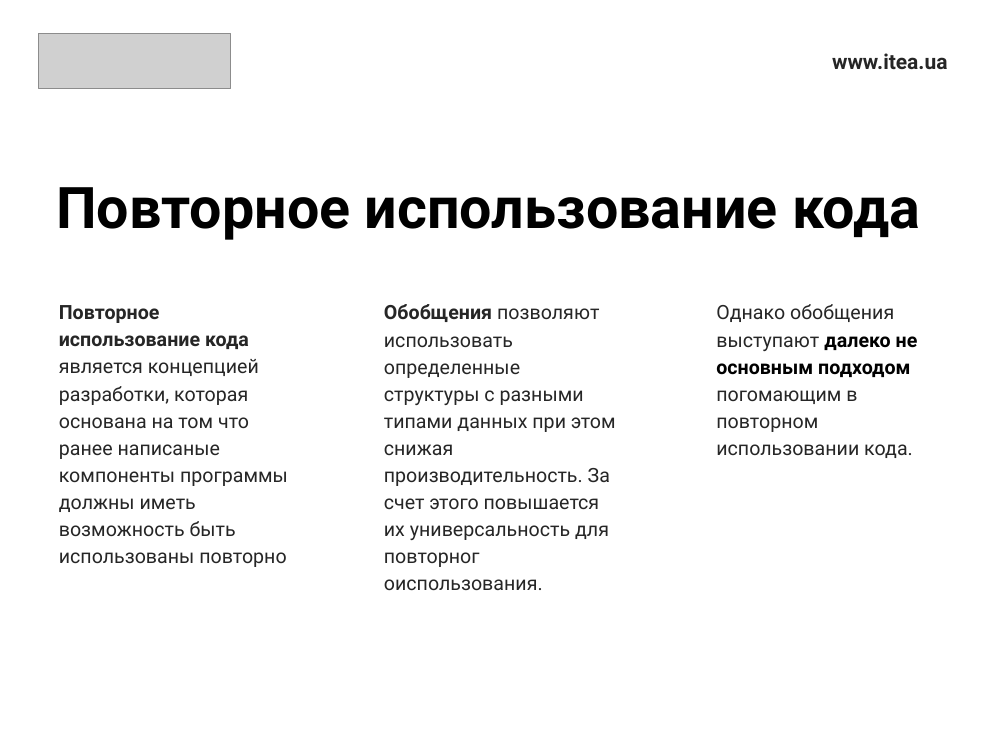
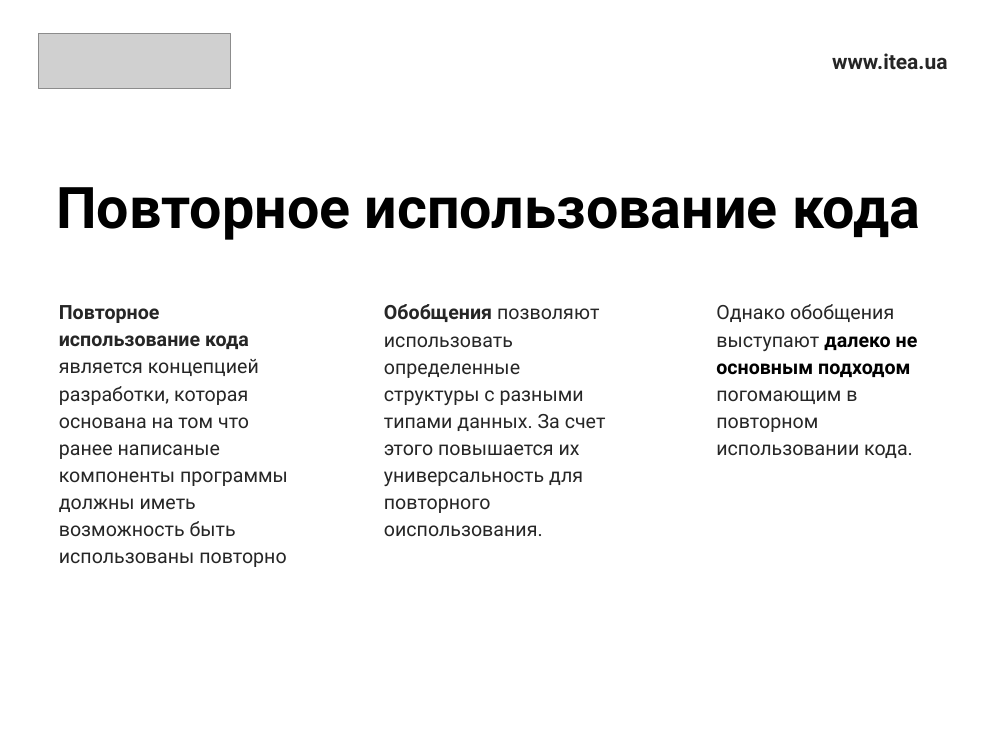
Before and after one commit to RusyaOne/CSharpAdvanced---19.01.2021, a slide deck: slide 6 of 2.Generics/GenericsPresentation.pptx. Drawn at 1008x756 pixels with LibreOffice and Linux fonts; fonts in the diff are those of the drawing; grey boxes stand for pictures. Boxes give left, top, right and bottom in pixels: in the first picture for what was removed or moved away, otherwise in the second. Text is boxed around its words. In the diff, an @@ line names an element or a change of style, - is before the commit and + after.

Commit message:
Updated presentation

```diff
--- a/2.Generics/GenericsPresentation.pptx
+++ b/2.Generics/GenericsPresentation.pptx
@@ text at (384,304,606,536): text changed @@
-Обобщения позволяют использовать определенные структуры с разными типами данных при этом снижая производительность. За счет этого повышается их универсальность для повторног оиспользования.
+Обобщения позволяют использовать определенные структуры с разными типами данных. За счет этого повышается их универсальность для повторного оиспользования.
```
Also in this commit, not shown: 1 other slide changed.
